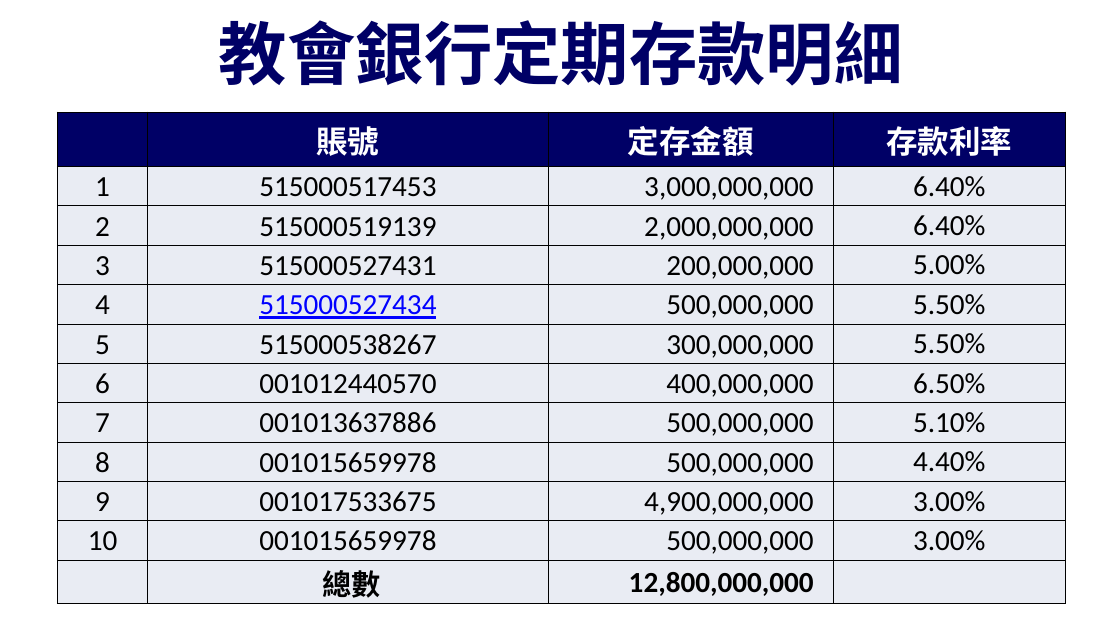
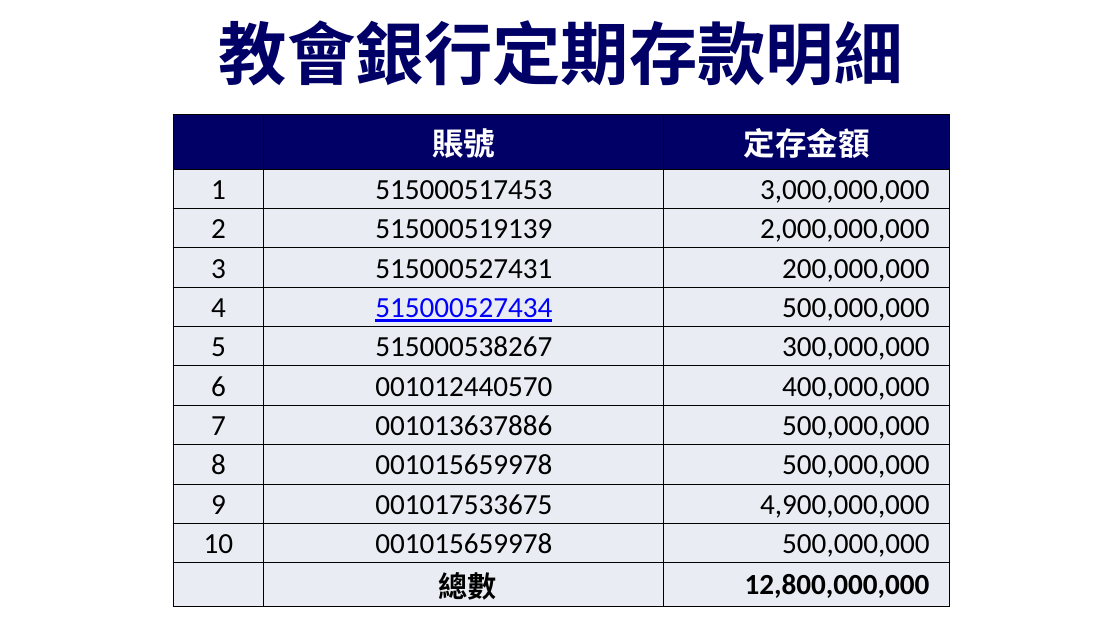
Before and after one commit to batisuoc/other-ppts, a slide deck: slide 6 of 財務報告.pptx. Drawn at 1120x630 pixels with LibreOffice and Linux fonts; fonts in the diff are those of the drawing; background and template pictures are left out. Boxes give left, top, right and bottom in pixels: in the first picture for what was removed or moved away, otherwise in the second. Text is boxed around its words. In the diff, an @@ line names an element or a change of style, - is before the commit and + after.

Commit message:
Add & Update ppts

```diff
--- a/財務報告.pptx
+++ b/財務報告.pptx
@@ table at (173, 115, 949, 604) @@
-column 4: 存款利率 | 6.40% | 6.40% | 5.00% | 5.50% | 5.50% | 6.50% | 5.10% | 4.40% | 3.00% | 3.00% | 
@@ table: place and size @@
-table at (57, 113, 1065, 602)
+table at (173, 115, 949, 604)
```
Also in this commit, not shown: 2 other slides changed, 2 other files.
